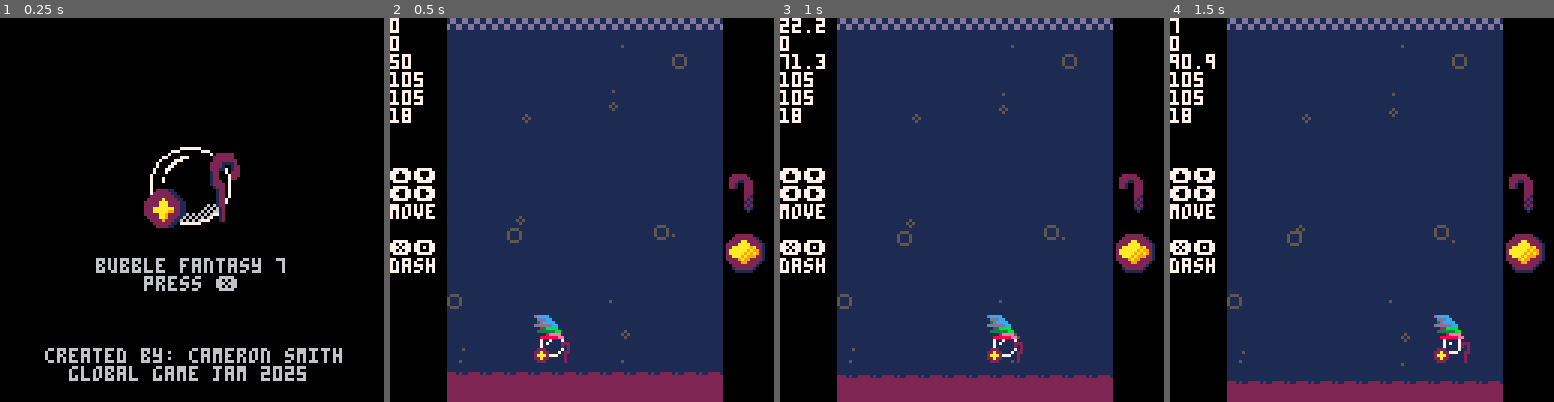
Above: before the commit, frames 1-4 (left to right).
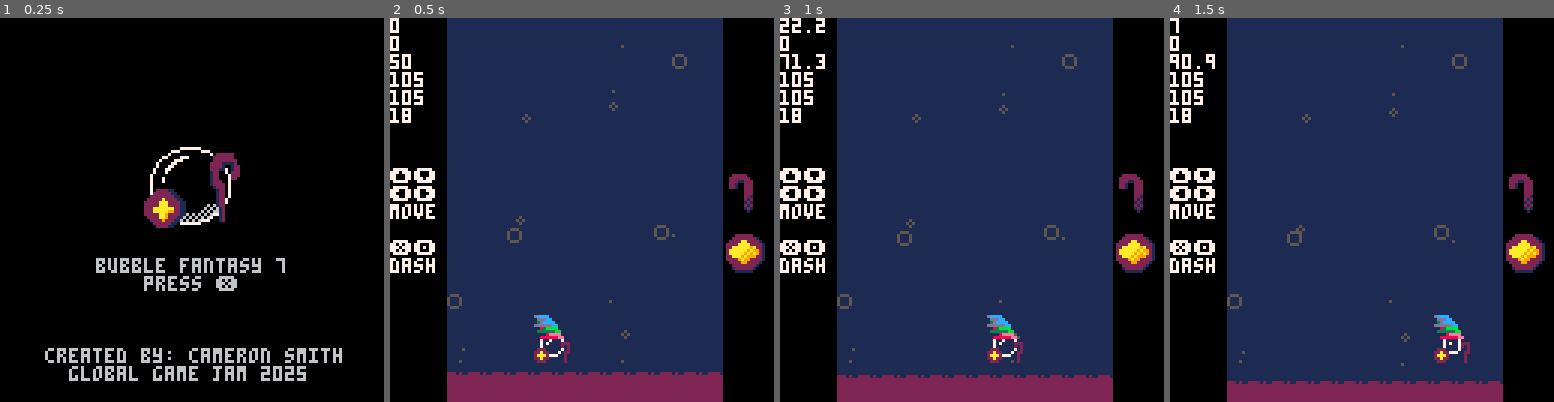
Above: after the commit, the same moments.

Repository: dumbanode/Bubble-Fantasy-7
Game: PICO-8 cartridge ggj2025.p8
Two runs of this game, one before a commit and one after it. Both use one fixed random seed, a clock stepped at 60 frames per second and the inputs below.
Inputs:
- Up to frame 1 (0.25 s): no input
- Up to frame 2 (0.5 s): tap X (X key) at 0.33 s
- Up to frame 3 (1 s): tap O (Z key) at 0.7 s
- Up to frame 4 (1.5 s): tap X (X key) at 1.07 s

Frame 1 is identical in both runs. In frame 2, 1.1% of the frame differs, in the area x 14-87%, y 0-4%; in frame 3, 1.1%; in frame 4, 1.1%.

Commit message:
Almost one creating world class

Diff:
--- a/ggj2025.p8
+++ b/ggj2025.p8
@@ -1,7 +1,7 @@
 pico-8 cartridge // http://www.pico-8.com
 version 42
 __lua__
---- ggj2025
+--- world
 -- cameron smith
 -- jan 25, 2025 - sat
 imp_amount=2.5
@@ -34,11 +34,21 @@
 		min_x=-1,
 		to_adjust=.7
 	},
+	speed=.1,
+	bk_clr=0,
+
+
+	init=function(self)
+		init_coins()
+		init_shops()
+		init_enemies()
+		self:init_floor()
+	end,
 
 	update=function(self)
 		self:update_field()
 		update_particles()
-		update_floor()
+		self:update_floor()
 		update_enemies()
 		--update_coins()
 		--update_shops()
@@ -46,7 +56,7 @@
 
 	update_field=function(self)
 		if self.trans.max_x<0
-			and self.trans.min_x<0 then
+			or self.trans.min_x<0 then
 			return
 		end
 
@@ -70,115 +80,87 @@
 
 		self.dim.min_x=ceil(self.dim.min_x*100)/100
 		self.dim.max_x=flr(self.dim.max_x*100)/100
-	end
-}
-
--- world
-function init_world()
-	world_speed=.1
-	bk_clr=0
-
-	init_coins()
-	init_shops()
-	init_enemies()
-
-end
-
-function draw_world()
-	draw_enemies()
-	draw_particles()
-	draw_env()
-	draw_hud_upgrades()
-	draw_coins()
-	draw_shops()
-	debug_print()
-end
-
-function draw_env()
-	draw_fade()
-	draw_floor()
-	rectfill(
-		0,0,
-		world.dim.min_x,
-		128,
-		bk_clr)
-	rectfill(
-		world.dim.max_x+6,
-		0,
-		128,
-		128,
-		bk_clr)
-end
-
-fade={}
-
-function init_fade()
-	for i=0,15 do
-		add(
-			fade,
-			{
-				x=0 + (i * 8),
-				y=0,
-				sprite=70
-			}
-		)
-	end
-end
-
-function draw_fade()
-	for f in all(fade) do
-		spr(
-			f.sprite,
-			f.x,
-			f.y)
-	end
-end
-
-function draw_floor()
-	for f in all(floor) do
+	end,
+
+	draw=function(self)
+		draw_enemies()
+		draw_particles()
+		self:draw_env()
+		draw_hud_upgrades()
+		draw_coins()
+		draw_shops()
+		debug_print()
+	end,
+
+	draw_env=function(self)
+		self:draw_floor()
+		rectfill(
+			0,0,
+			self.dim.min_x,
+			128,
+			bk_clr)
+		rectfill(
+			self.dim.max_x+6,
+			0,
+			128,
+			128,
+			self.bk_clr)
+	end,
+
+	floor={},
+	init_floor=function(self)
+		for i=0,15 do
+			add(
+				self.floor,
+				{
+					x=0 + (i * 8),
+					y=112,
+					sprite=34
+				}
+			)
+		end
+		for i=0,15 do
+			add(
+				self.floor,
+				{
+					x=0 + (i * 8),
+					y=120,
+					sprite=35
+				}
+			)
+		end
+	end,
+
+	draw_floor=function(self)
+		for f in all(self.floor) do
 			spr(
 			f.sprite,
 			f.x,
 			f.y)
-	end
-end
-
-function update_floor()
-	for f in all(floor) do
-		f.y+=.1
-	end
-end
-
-floor={}
-
-function init_floor()
-	for i=0,15 do
-		add(
-			floor,
-			{
-				x=0 + (i * 8),
-				y=112,
-				sprite=34
-			}
-		)
-	end
-	for i=0,15 do
-		add(
-			floor,
-			{
-				x=0 + (i * 8),
-				y=120,
-				sprite=35
-			}
-		)
-	end
-end
-
-
--- hud
-function draw_hud()
-		draw_tut_text()
-end
+		end
+	end,
+
+	update_floor=function(self)
+		for f in all(self.floor) do
+			f.y+=.1
+		end
+	end,
+
+	draw_hud=function(self)
+		self:draw_tut_text()
+	end,
+
+	draw_tut_text=function(self)
+		print("⬆️⬇️",0,50,7)
+		print("⬅️➡️")
+		print("move")
+
+		print("")
+		print("❎🅾️")
+		print("dash")
+	end
+}
+
 
 -- funky zone
 obj={
@@ -243,7 +225,7 @@
 	dist_traveled.t+=1
 	elapsed=get_elapsed()
 	if elapsed%move_multiple==0 then
-		world_speed+=move_inc
+		world.speed+=move_inc
 	end
 	if elapsed%enemy_multiple==0 then
 		update_enemy_behave()
@@ -703,8 +685,8 @@
 
 function draw_game()
 	cls(1)
-	draw_world()
-	draw_hud()
+	world:draw()
+	world:draw_hud()
 
 	-- update the player sprite
 	if plr.spr_timer>10 then
@@ -792,15 +774,6 @@
 
 end
 
-function draw_tut_text()
-	print("⬆️⬇️",0,50,7)
-	print("⬅️➡️")
-	print("move")
-
-	print("")
-	print("❎🅾️")
-	print("dash")
-end
 
 function draw_hud_upgrades()
 	-- draw the staff
@@ -924,12 +897,11 @@
 		m=0,
 		t=0
 	}
-	init_world()
+	world:init()
 	init_plr()
 	num_coins=0
 	setup_particles()
-	init_floor()
-	init_fade()
+	world:init_floor()
 end
 
 function init_game_over()
@@ -1056,7 +1028,7 @@
 end
 
 function update_one_bg_part(p)
-	p.y+=p.speed*world_speed
+	p.y+=p.speed*world.speed
 	p.curr_life+=1
 	if p.curr_life>p.lifetime then
 		return false
@@ -1172,7 +1144,7 @@
 	end,
 
 	update=function(self)
-		self.pos.y+=world_speed
+		self.pos.y+=world.speed
 
 		-- change direction
 		if self.pos.x<
@@ -1209,7 +1181,7 @@
 	end,
 
 	update=function(self)
-		self.pos.y+=world_speed
+		self.pos.y+=world.speed
 	end,
 
 	should_spawn=function(self)
